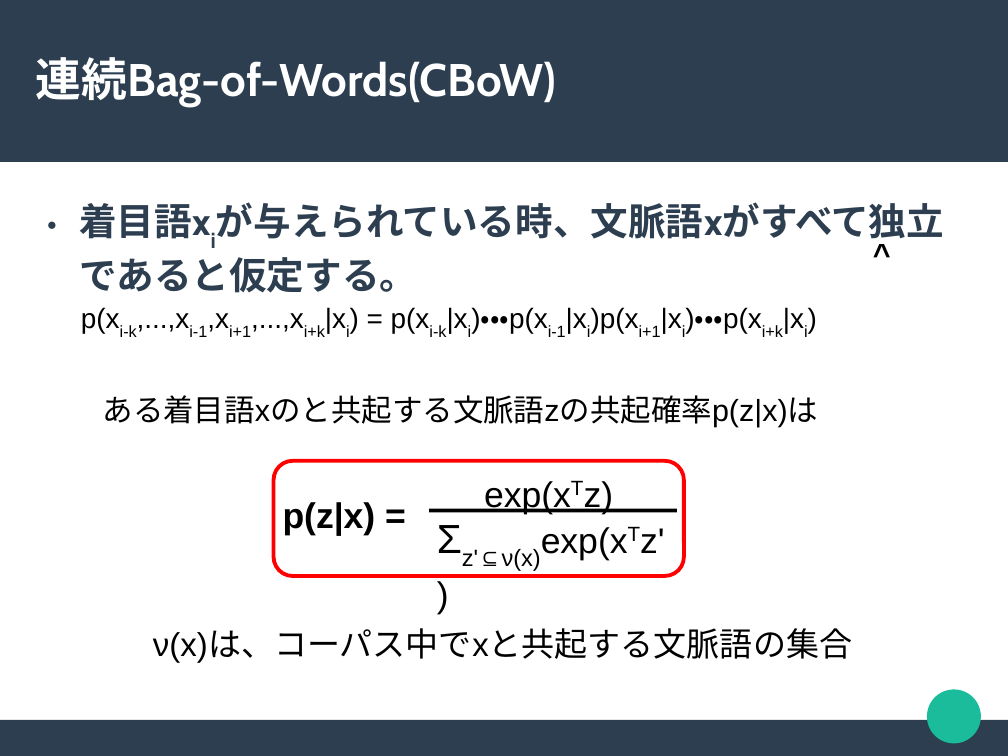
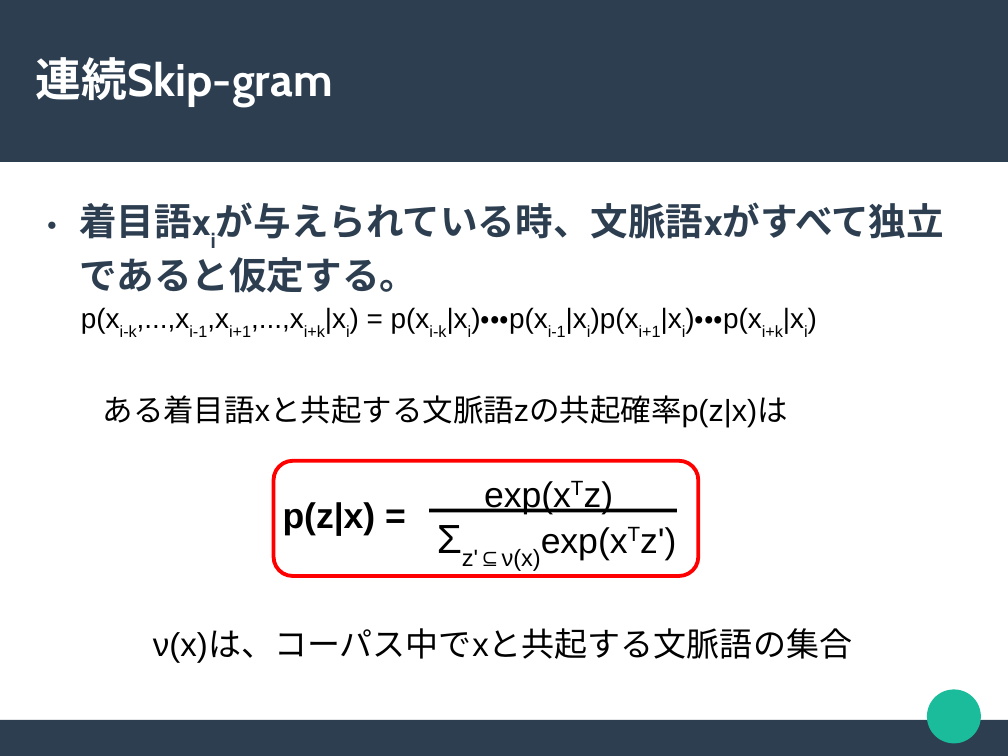
Before and after one commit to chocolaolantan/thesis, a slide deck: slide 12 of note/word2vecにより得たベクトルデータの利用に関する実験.odp (slide 8 before the commit). Drawn at 1008x756 pixels with LibreOffice and Linux fonts; fonts in the diff are those of the drawing. Boxes give left, top, right and bottom in pixels: in the first picture for what was removed or moved away, otherwise in the second. Text is boxed around its words. In the diff, an @@ line names an element or a change of style, - is before the commit and + after.

```diff
--- a/note/word2vecにより得たベクトルデータの利用に関する実験.odp
+++ b/note/word2vecにより得たベクトルデータの利用に関する実験.odp
@@ title at box(36, 57, 333, 107): text changed @@
-連続Bag-of-Words(CBoW)
+連続Skip-gram
@@ text removed at box(864, 231, 893, 273) @@
-^
@@ text at box(103, 395, 788, 428): text changed @@
-ある着目語xのと共起する文脈語zの共起確率p(z|x)は
+ある着目語xと共起する文脈語zの共起確率p(z|x)は
@@ rounded rectangle: place and size @@
-rounded rectangle at box(273, 461, 684, 576)
+rounded rectangle at box(273, 461, 699, 576)
```
Also in this commit, not shown: 1 other slide changed, 4 slides added, 7 other files.
